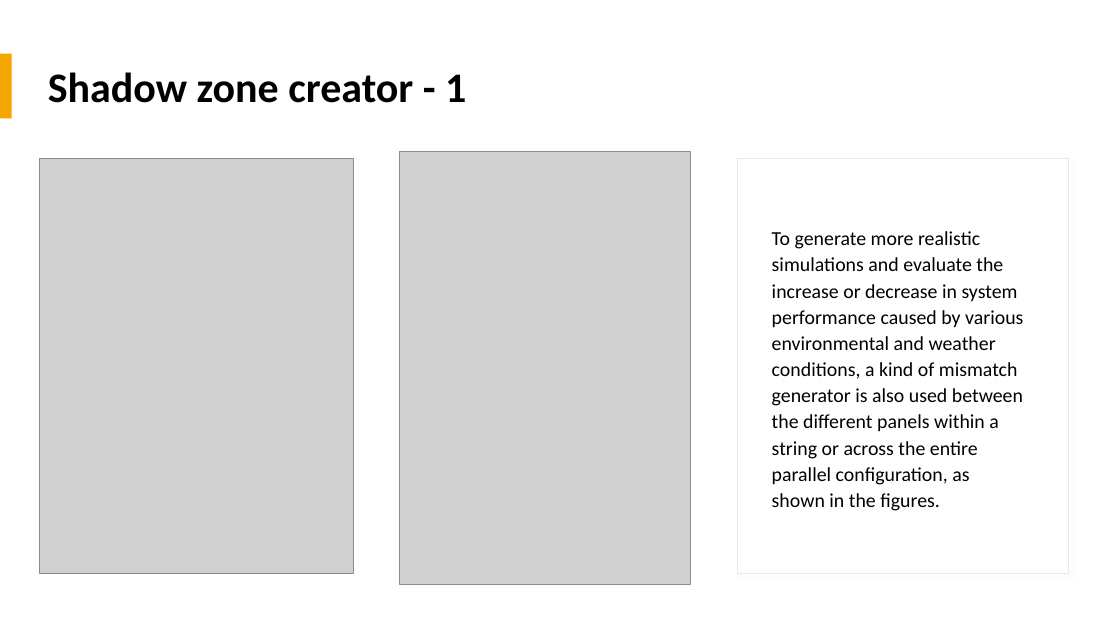
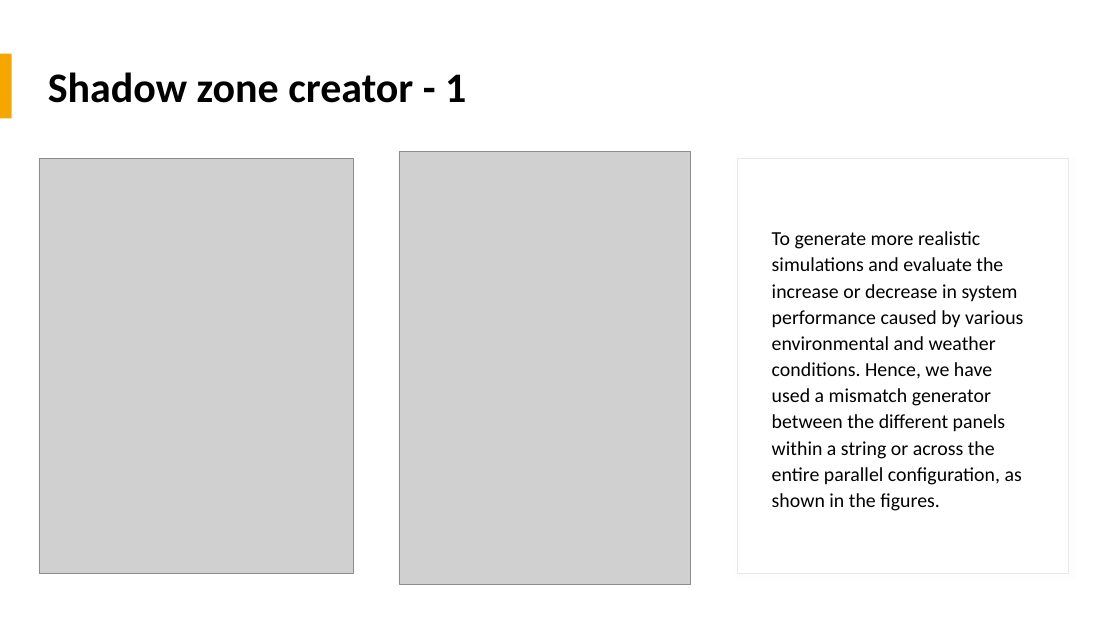
Before and after one commit to mdg217/RenewableEnergyProject, a slide deck: slide 11 of ProgettoRESM.pptx (slide 10 before the commit). Drawn at 1120x630 pixels with LibreOffice and Linux fonts; fonts in the diff are those of the drawing; grey boxes stand for pictures. Boxes give left, top, right and bottom in pixels: in the first picture for what was removed or moved away, otherwise in the second. Text is boxed around its words. In the diff, an @@ line names an element or a change of style, - is before the commit and + after.

```diff
--- a/ProgettoRESM.pptx
+++ b/ProgettoRESM.pptx
@@ text at (x1=772, y1=231, x2=1023, y2=511): text changed @@
-To generate more realistic simulations and evaluate the increase or decrease in system performance caused by various environmental and weather conditions, a kind of mismatch generator is also used between the different panels within a string or across the entire parallel configuration, as shown in the figures.
+To generate more realistic simulations and evaluate the increase or decrease in system performance caused by various environmental and weather conditions. Hence, we have used a mismatch generator between the different panels within a string or across the entire parallel configuration, as shown in the figures.
```
Also in this commit, not shown: 5 other slides changed, 2 slides added, 2 other files.
